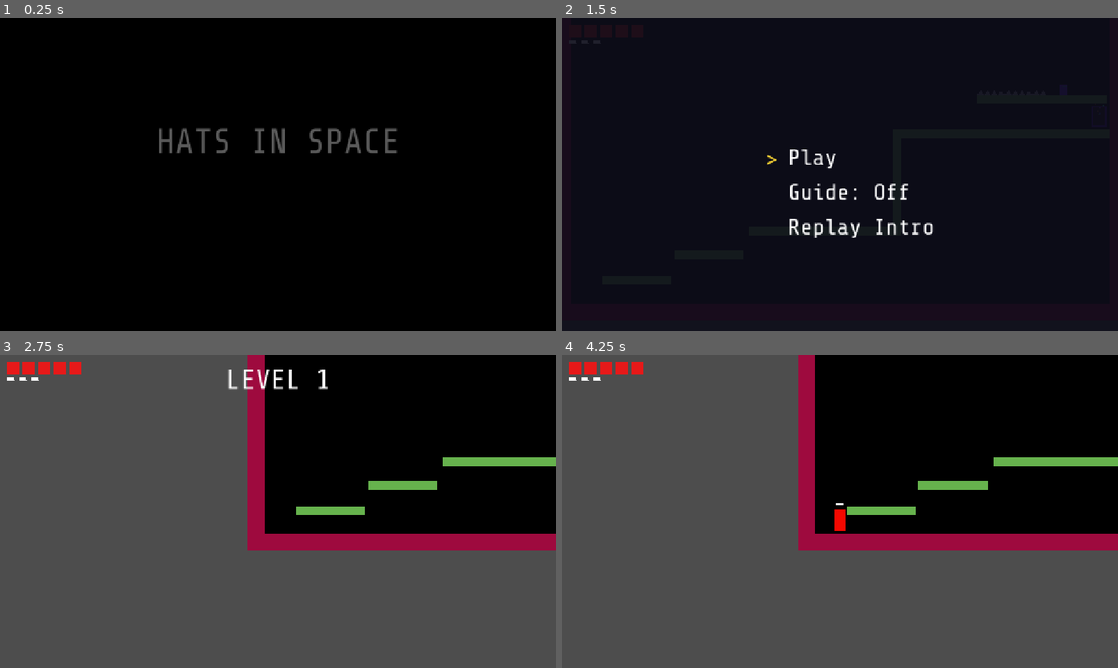
Above: before the commit, frames 1-4 (two rows, left to right).
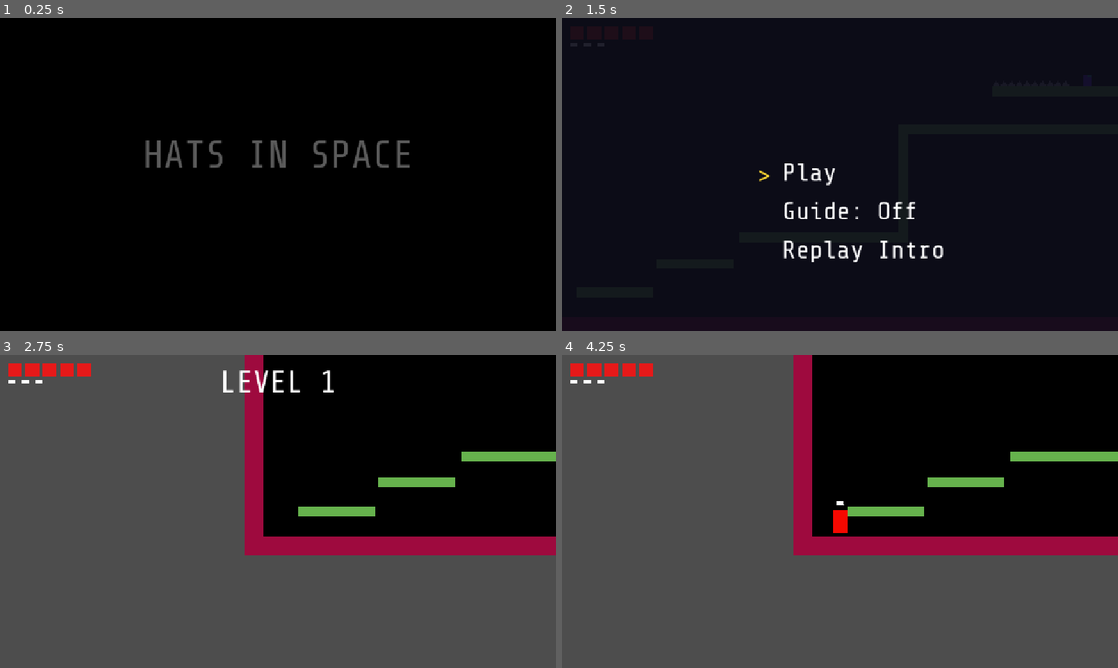
Above: after the commit, the same moments.

Repository: danngreen/fuzzy-world-2.0
Game: Godot game, scene res://scenes/main.tscn
Two runs of this game, one before a commit and one after it. Both use one fixed random seed, a clock stepped at 60 frames per second and the inputs below.
Inputs (mouse positions are in pixels of both pictures, inside the frame that each line leads up to):
- Up to frame 1 (0.25 s): no input
- Up to frame 2 (1.5 s): move the mouse to (962, 158) at 0.52 s; hold Right (move_right) from 0.53 s (still down); click (962, 158) at 0.67 s; tap Space (jump) at 0.77 s; tap Enter at 1.25 s; move the mouse to (728, 190) at 1.27 s; click (728, 190) at 1.42 s
- Up to frame 3 (2.75 s): tap Space (jump) at 1.52 s; move the mouse to (333, 442) at 2.02 s; release Right (move_right) at 2.03 s; hold Left (move_left) from 2.03 s (still down); click (333, 442) at 2.17 s
- Up to frame 4 (4.25 s): move the mouse to (812, 574) at 2.77 s; release Left (move_left) at 2.78 s; hold Right (move_right) from 2.78 s (still down); click (812, 574) at 2.92 s; tap Space (jump) at 3.02, 3.77 s; move the mouse to (1006, 558) at 3.52 s; click (1006, 558) at 3.67 s

The runs differ from the first frame. In frame 1, 2.0% of the frame differs, in the area x 26-74%, y 35-48%; in frame 2, 2.4%; in frame 3, 4.0%, in the area x 1-100%, y 0-64%; in frame 4, 3.9%.

Commit message:
Add icons, project name

Diff:
--- a/project.godot
+++ b/project.godot
@@ -10,14 +10,14 @@
 
 [application]
 
-config/name="2D Platformer"
+config/name="Hat Game"
+config/version="0.1"
 run/main_scene="res://scenes/main.tscn"
 config/features=PackedStringArray("4.4", "GL Compatibility")
+config/icon="uid://de411y0oej7s3"
 
 [display]
 
-window/size/viewport_width=1280
-window/size/viewport_height=720
 window/stretch/mode="canvas_items"
 
 [input]
@@ -52,6 +52,10 @@
 ]
 }
 
+[input_devices]
+
+pointing/emulate_mouse_from_touch=false
+
 [rendering]
 
 renderer/rendering_method="gl_compatibility"
Binary file added: icon.png
Not shown, added: icon.png.import
Binary file added: icon1.png
Not shown, added: icon1.png.import
